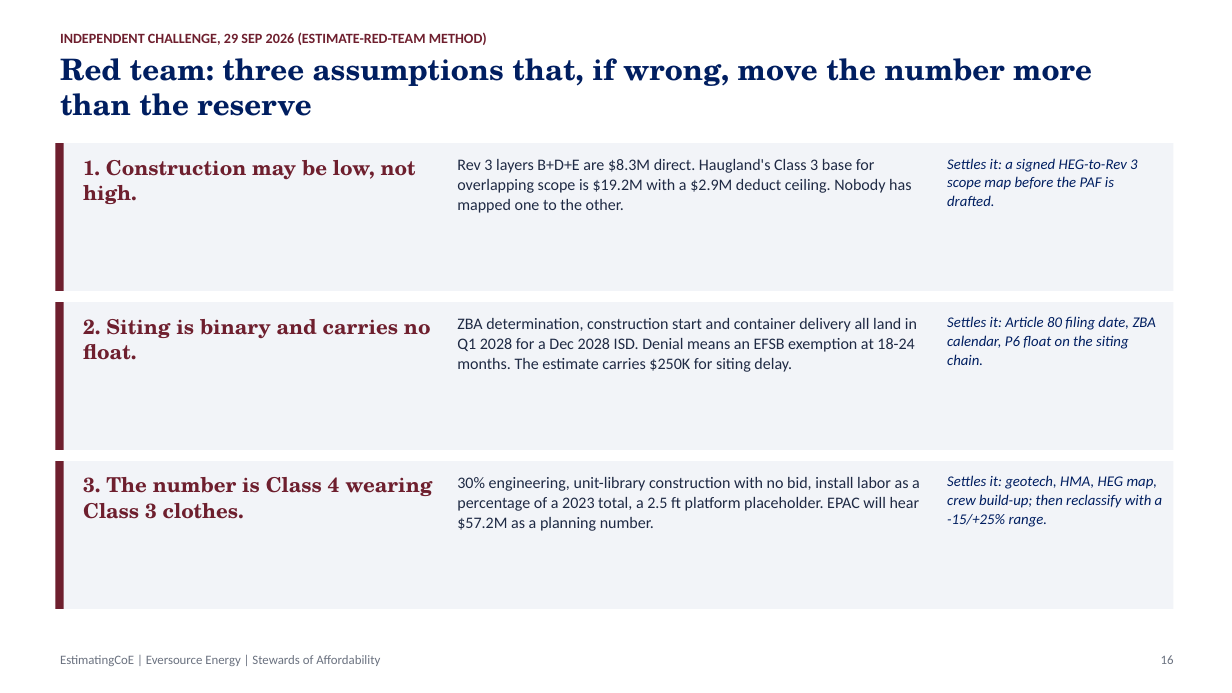
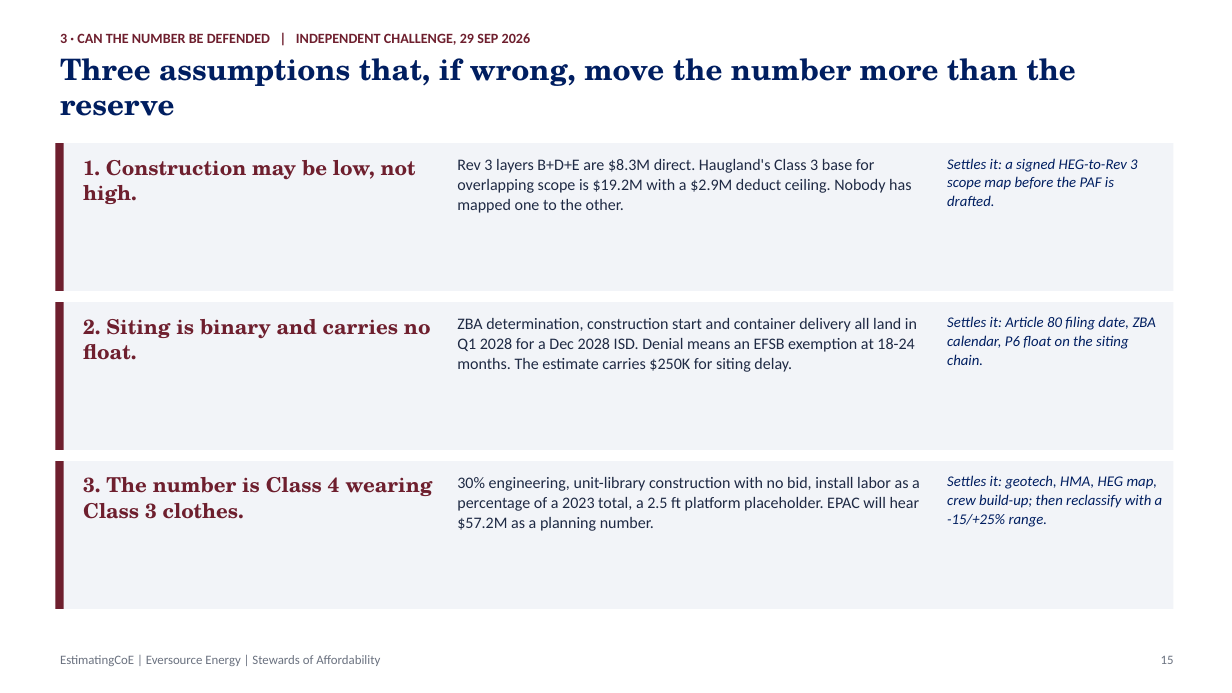
Before and after one commit to gbassaragh/BESS, a slide deck: slide 15 of Hyde Park BESS/6) Cost Analysis Deliverables/Hyde Park BESS - Cost Analysis Deck.pptx (slide 16 before the commit). Drawn at 1232x693 pixels with LibreOffice and Linux fonts; fonts in the diff are those of the drawing. Boxes give left, top, right and bottom in pixels: in the first picture for what was removed or moved away, otherwise in the second. Text is boxed around its words. In the diff, an @@ line names an element or a change of style, - is before the commit and + after.

```diff
--- a/Hyde Park BESS/6) Cost Analysis Deliverables/Hyde Park BESS - Cost Analysis Deck.pptx
+++ b/Hyde Park BESS/6) Cost Analysis Deliverables/Hyde Park BESS - Cost Analysis Deck.pptx
@@ text at (60, 58, 1076, 116): text changed @@
-Red team: three assumptions that, if wrong, move the number more than the reserve
+Three assumptions that, if wrong, move the number more than the reserve
@@ text at (60, 33, 531, 45): text changed @@
-INDEPENDENT CHALLENGE, 29 SEP 2026 (ESTIMATE-RED-TEAM METHOD)
+3 · CAN THE NUMBER BE DEFENDED | INDEPENDENT CHALLENGE, 29 SEP 2026
@@ text at (1161, 656, 1174, 664): text changed @@
-16
+15
```
Also in this commit, not shown: 20 other slides changed, 4 other files.
